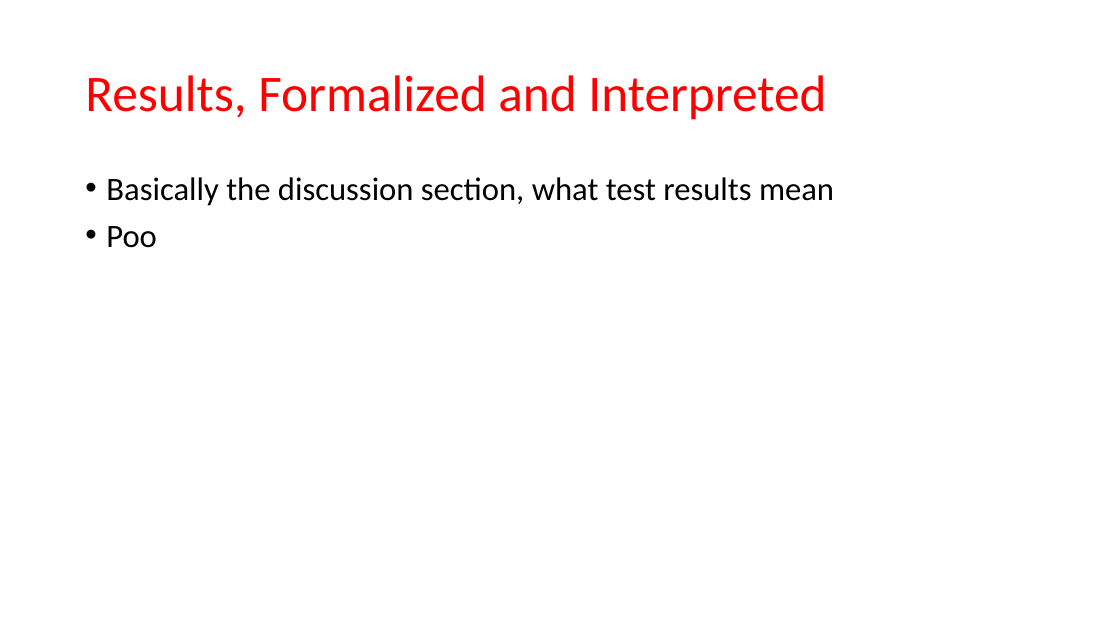
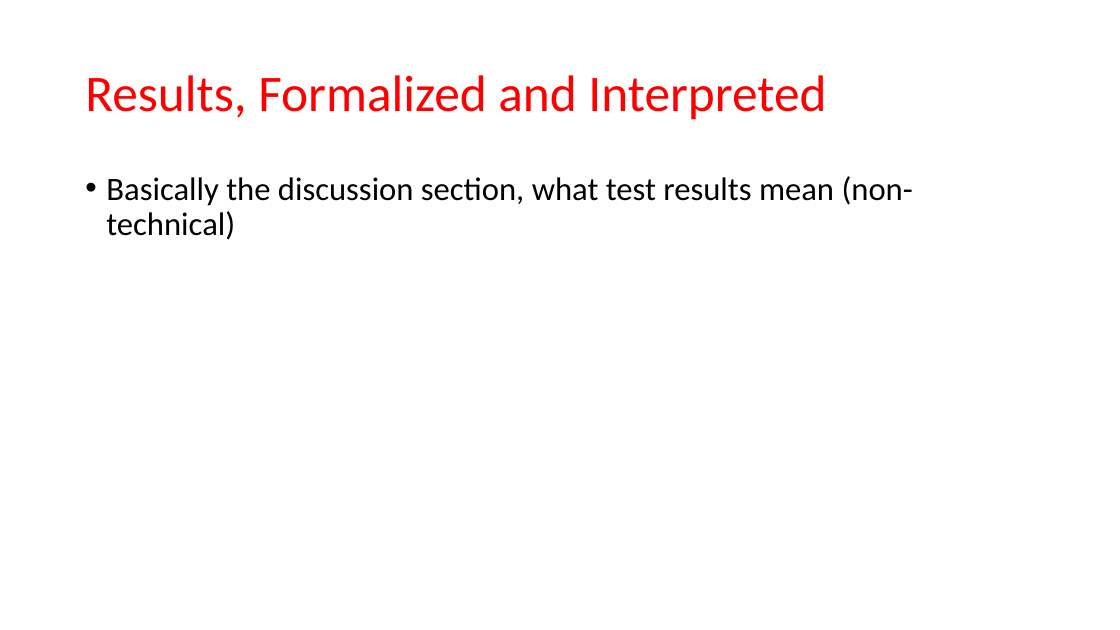
Before and after one commit to MatthewCodes/557_Final_Project, a slide deck: slide 12 of Presentation/Final Presentation.pptx. Drawn at 1120x630 pixels with LibreOffice and Linux fonts; fonts in the diff are those of the drawing. Boxes give left, top, right and bottom in pixels: in the first picture for what was removed or moved away, otherwise in the second. Text is boxed around its words. In the diff, an @@ line names an element or a change of style, - is before the commit and + after.

```diff
--- a/Presentation/Final Presentation.pptx
+++ b/Presentation/Final Presentation.pptx
@@ text at [106, 176, 913, 240]: text changed @@
-• Basically the discussion section, what test results mean
-• Poo
+• Basically the discussion section, what test results mean (non-technical)
```
Also in this commit, not shown: 4 other slides changed, 1 other file.
